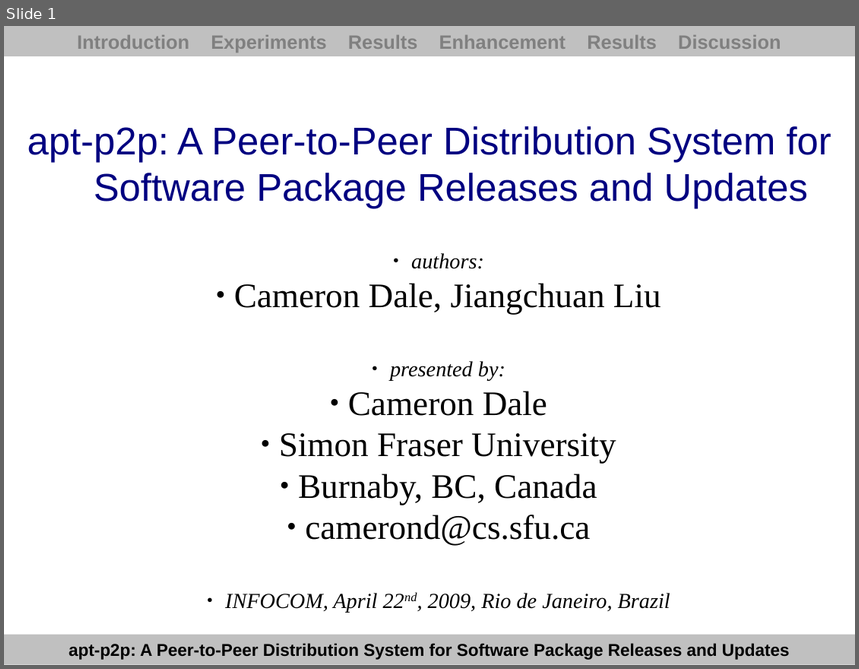
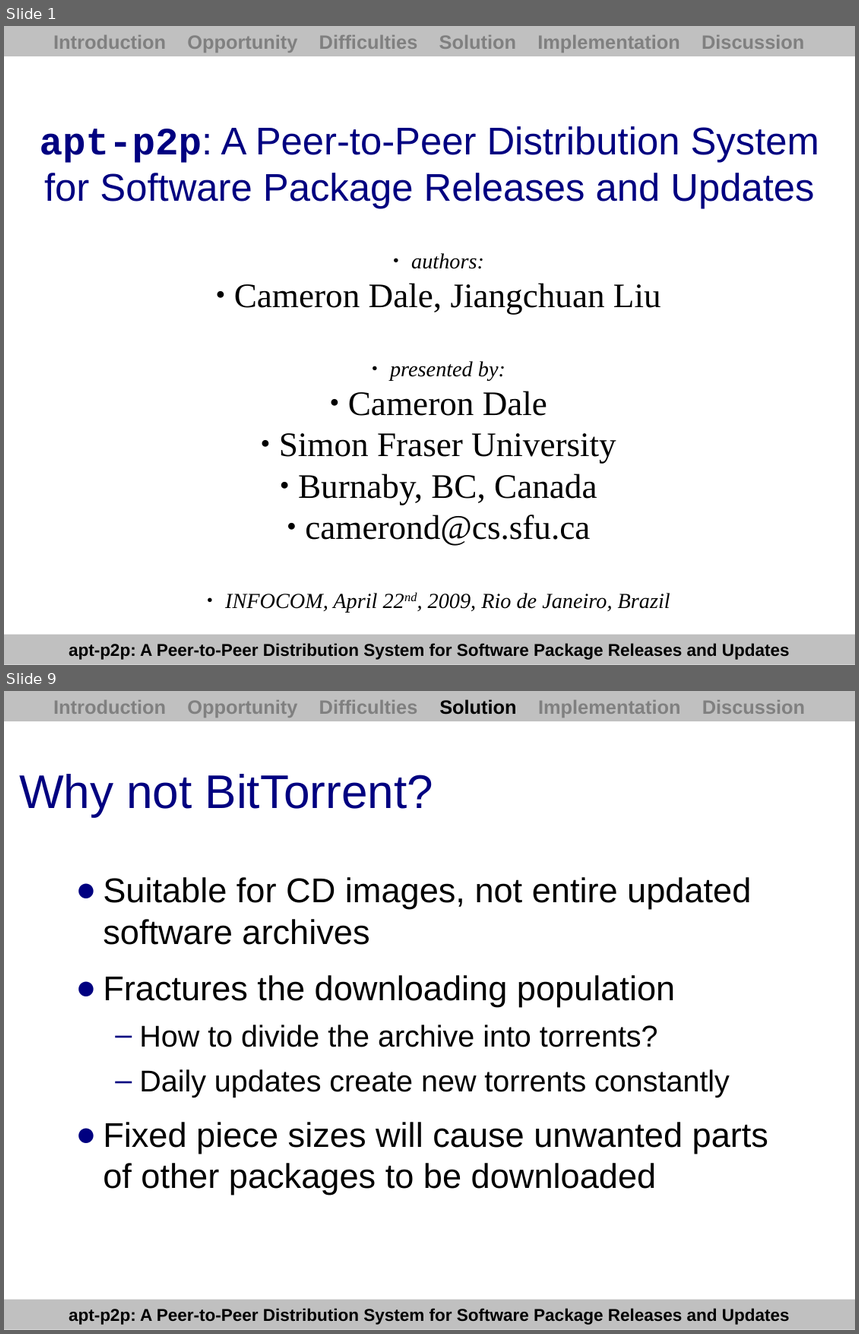
Before and after one commit to PyroSamurai/apt-p2p, a slide deck: docs/paper/presentation.odp. Shown one above the other, each under a label of ours: slide 1 before the commit, slides 1 and 9 after it; the slides between them are not shown. The pictures are 859x669 and 859x1334 pixels, drawn with LibreOffice and Linux fonts; fonts in the diff are those of the drawing. Boxes give left, top, right and bottom in pixels: in the first picture for what was removed or moved away, otherwise in the second. Text is boxed around its words. In the diff, an @@ line names an element or a change of style, - is before the commit and + after.

```diff
--- a/docs/paper/presentation.odp
+++ b/docs/paper/presentation.odp
@@ slide 9 added at (4,691,855,1330), background #FFFFFF; not listed: 1 template element that a slide beside it also shows @@
@@ rectangle added at (4,691,855,721), fill #C0C0C0, 18 pt, text #808080, bold @@
+Introduction Opportunity Difficulties Solution Implementation Discussion
@@ title added at (19,774,433,817), 44 pt, text #000080 @@
+Why not BitTorrent?
@@ text added at (103,877,769,1195), 32 pt, text #000000 @@
+● Suitable for CD images, not entire updated software archives
+● Fractures the downloading population
+  – How to divide the archive into torrents?
+  – Daily updates create new torrents constantly
+● Fixed piece sizes will cause unwanted parts of other packages to be downloaded
@@ slide 1 changed as well @@
@@ text in rectangle at (53,35,804,53): text changed @@
-Introduction Experiments Results Enhancement Results Discussion
+Introduction Opportunity Difficulties Solution Implementation Discussion
@@ title at (40,126,819,209): text changed @@
-apt-p2p: A Peer-to-Peer Distribution System for
-Software Package Releases and Updates
+apt-p2p: A Peer-to-Peer Distribution System for Software Package Releases and Updates
```
Also in this commit, not shown: 2 other slides changed, 18 other slides added, 18 slides removed, 7 other files.
